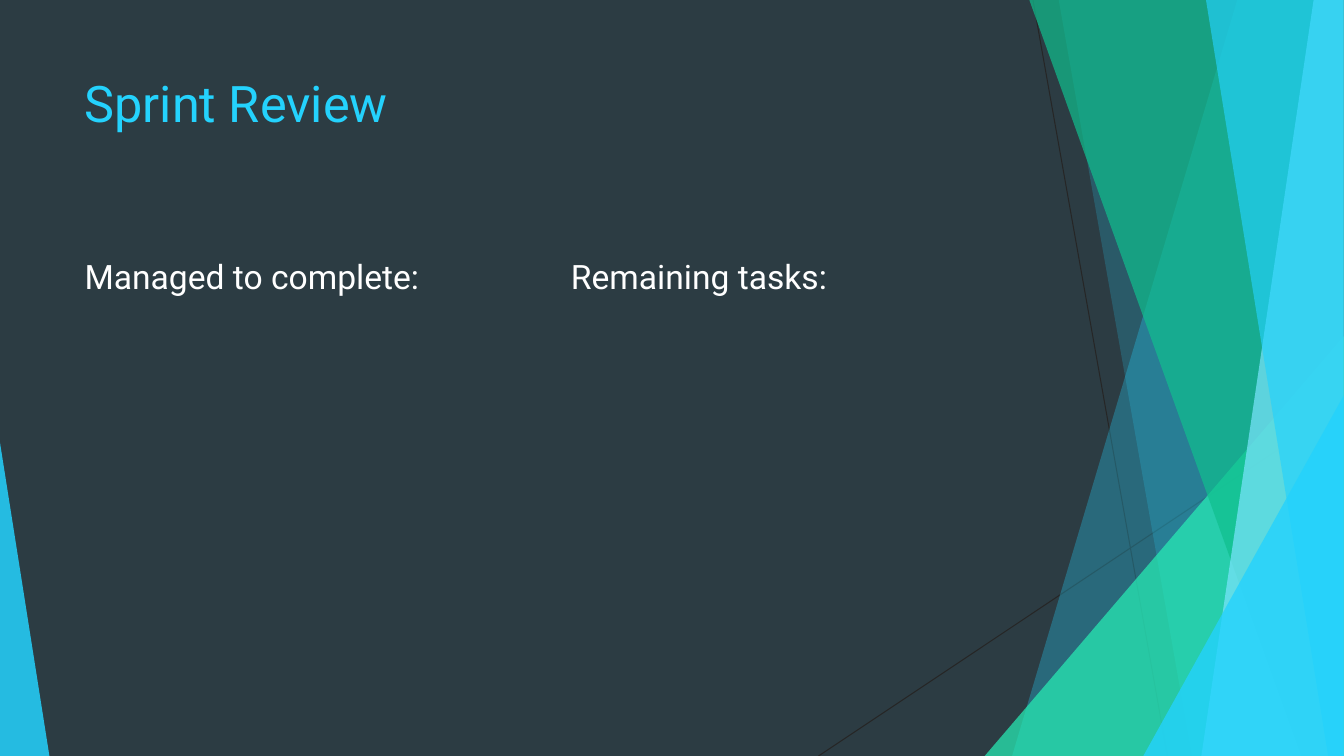
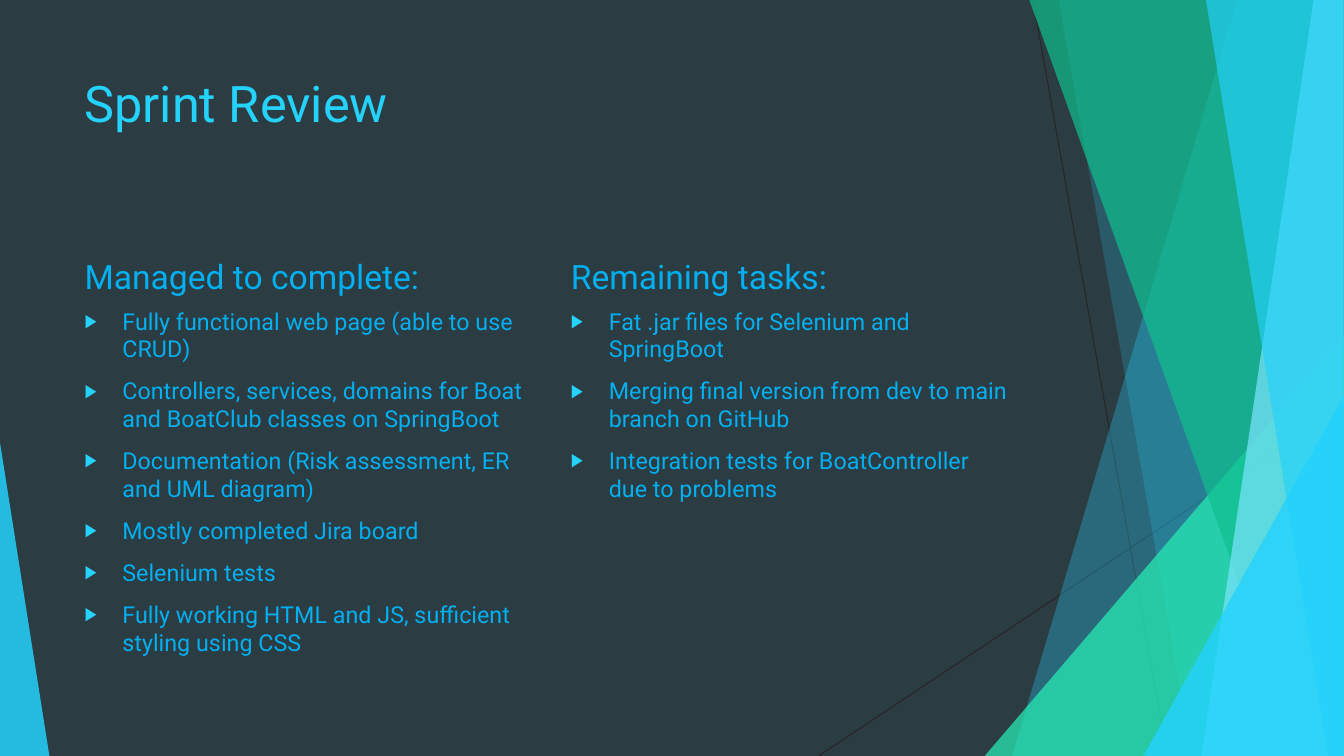
Before and after one commit to gabejose/HWA-Project, a slide deck: slide 8 of docs/HWA Presentation.pptx (slide 9 before the commit). Drawn at 1344x756 pixels with LibreOffice and Linux fonts; fonts in the diff are those of the drawing. Boxes give left, top, right and bottom in pixels: in the first picture for what was removed or moved away, otherwise in the second. Text is boxed around its words. In the diff, an @@ line names an element or a change of style, - is before the commit and + after.

```diff
--- a/docs/HWA Presentation.pptx
+++ b/docs/HWA Presentation.pptx
@@ text "Managed to complete:" at <box>85,264,419,296</box>: text colour #FFFFFF to #00B0F0 @@
@@ text "Remaining tasks:" at <box>571,264,827,296</box>: text colour #FFFFFF to #00B0F0 @@
@@ text added at <box>122,311,522,656</box>, 16.6 pt, text #00B0F0 @@
+▶ Fully functional web page (able to use CRUD)
+▶ Controllers, services, domains for Boat and BoatClub classes on SpringBoot
+▶ Documentation (Risk assessment, ER and UML diagram)
+▶ Mostly completed Jira board
+▶ Selenium tests
+▶ Fully working HTML and JS, sufficient styling using CSS
@@ text added at <box>609,312,1007,502</box>, 16.6 pt, text #00B0F0 @@
+▶ Fat .jar files for Selenium and SpringBoot
+▶ Merging final version from dev to main branch on GitHub
+▶ Integration tests for BoatController due to problems
```
Also in this commit, not shown: 5 other slides changed, 3 slides added, 4 slides removed, 19 other files.
